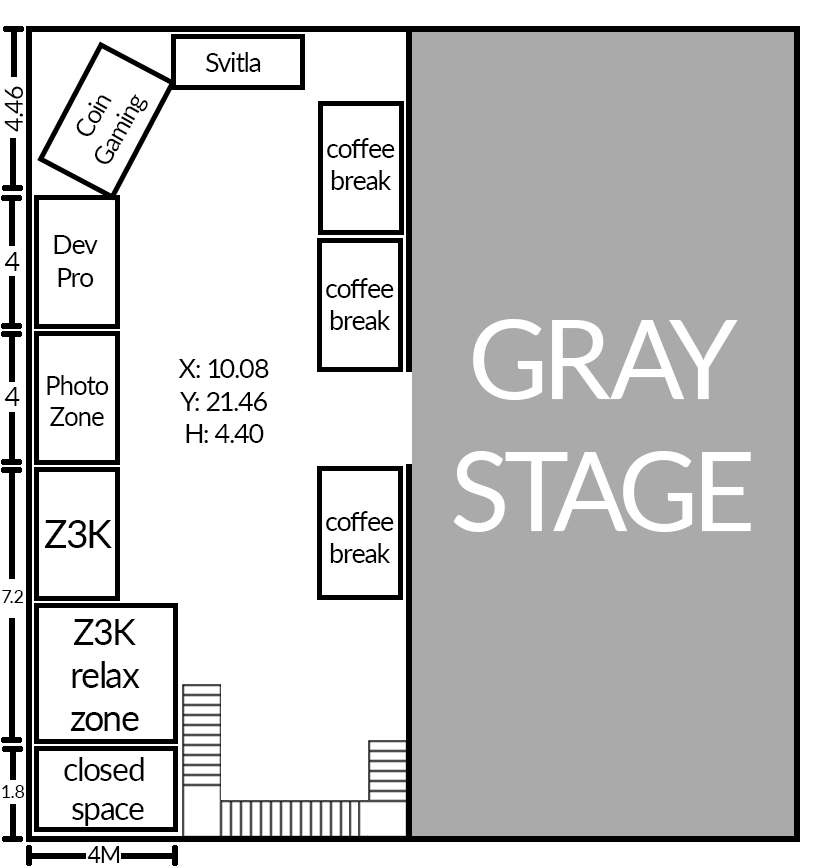
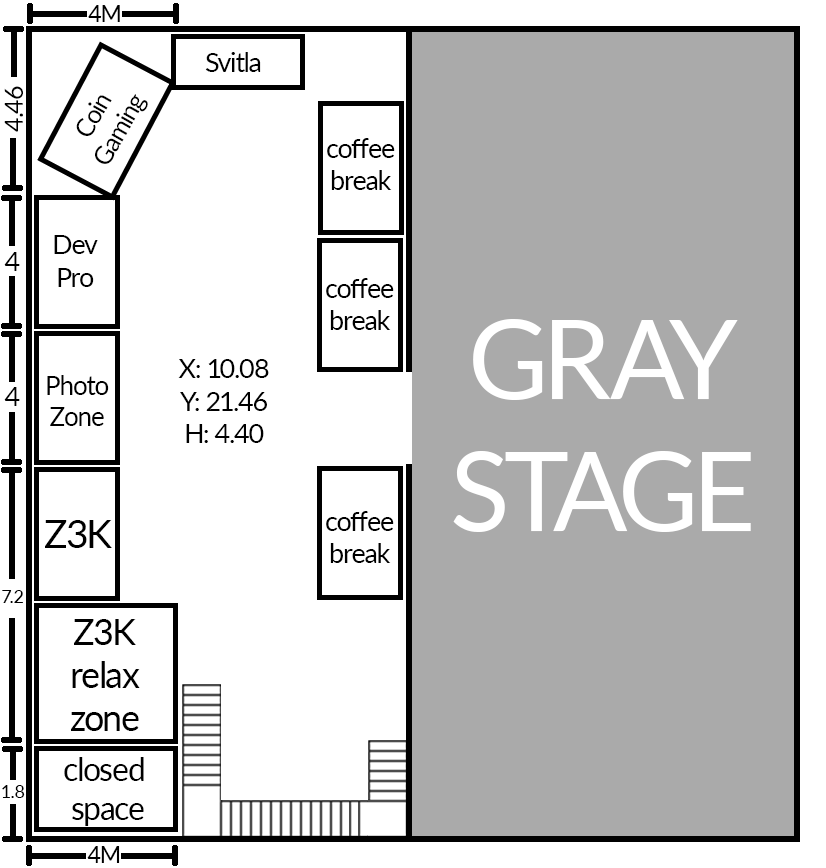
The second w=826, h=868 image is a revision of the first. Changes to its layers:
added layer "4М copy" above "4М" over <box>88,5,120,22</box>
added layer "Layer 24" above "Layer 9" over <box>27,3,179,24</box>
